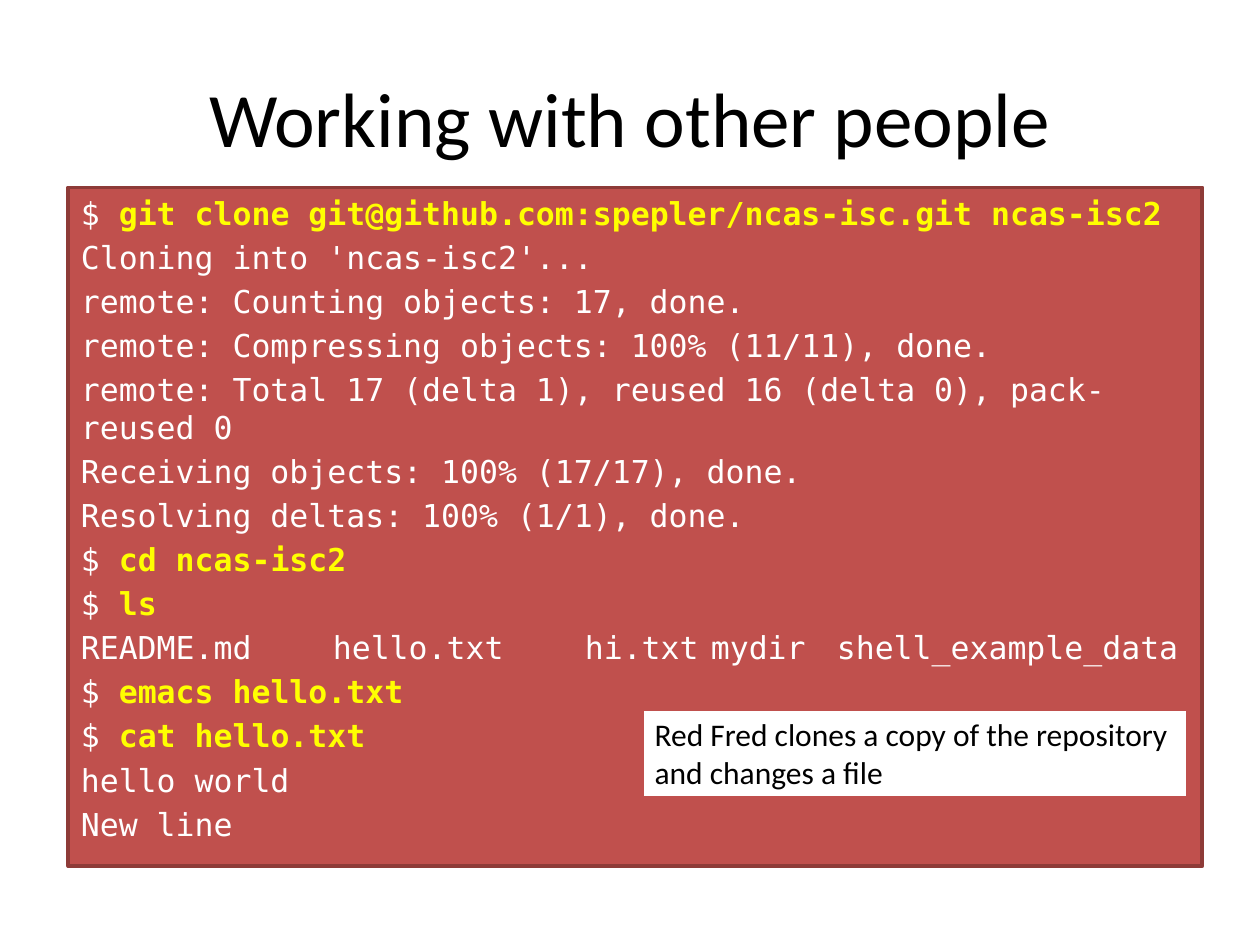
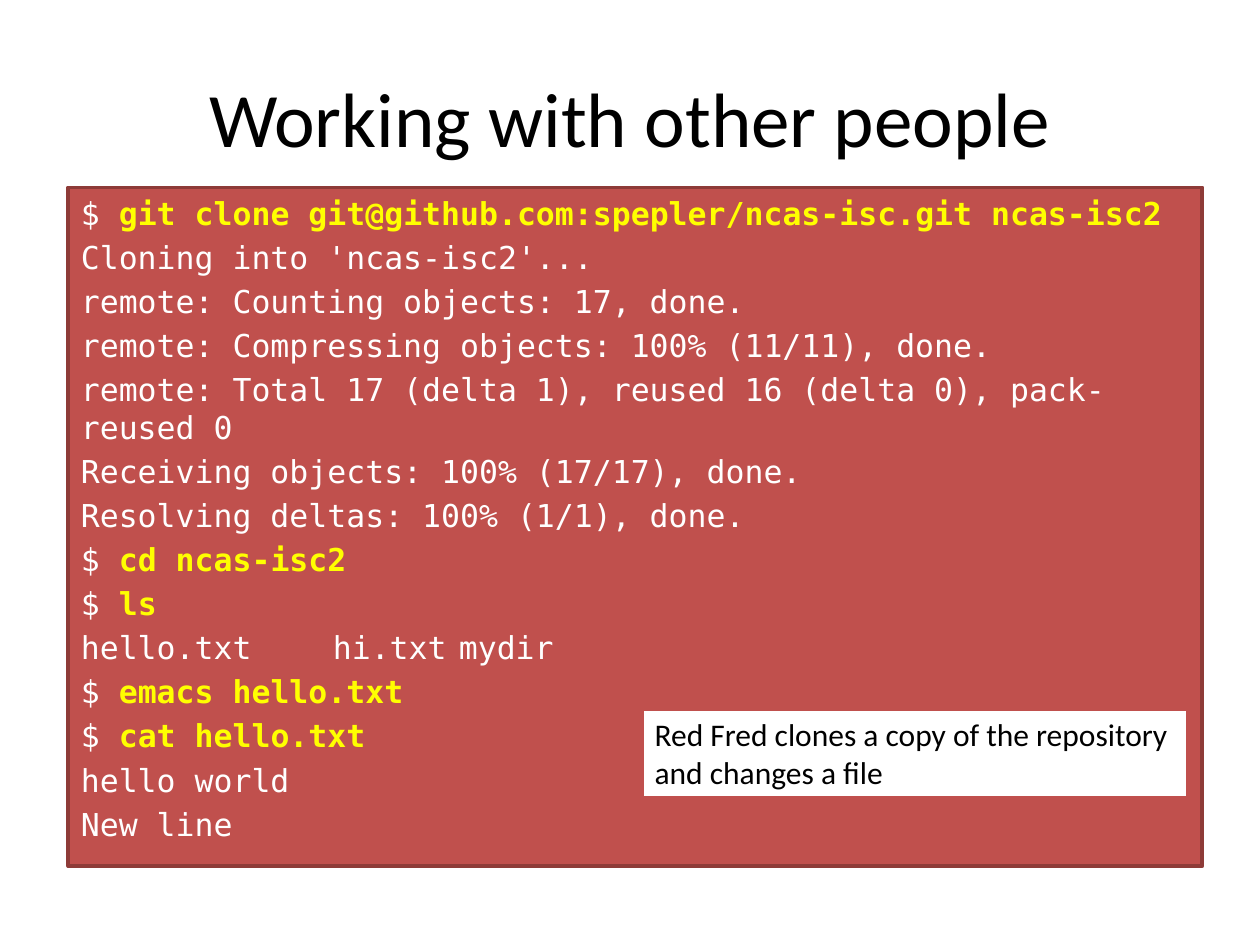
Before and after one commit to ncasuk/ncas-isc, a slide deck: slide 30 of shell/presentations/01_git2.pptx. Drawn at 1260x945 pixels with LibreOffice and Linux fonts; fonts in the diff are those of the drawing; background and template pictures are left out. Boxes give left, top, right and bottom in pixels: in the first picture for what was removed or moved away, otherwise in the second. Text is boxed around its words. In the diff, an @@ line names an element or a change of style, - is before the commit and + after.

```diff
--- a/shell/presentations/01_git2.pptx
+++ b/shell/presentations/01_git2.pptx
@@ text at bbox=[81, 635, 554, 666]: text changed @@
-README.md hello.txt hi.txt mydir shell_example_data
+hello.txt hi.txt mydir
```
Also in this commit, not shown: 2 other slides changed.
